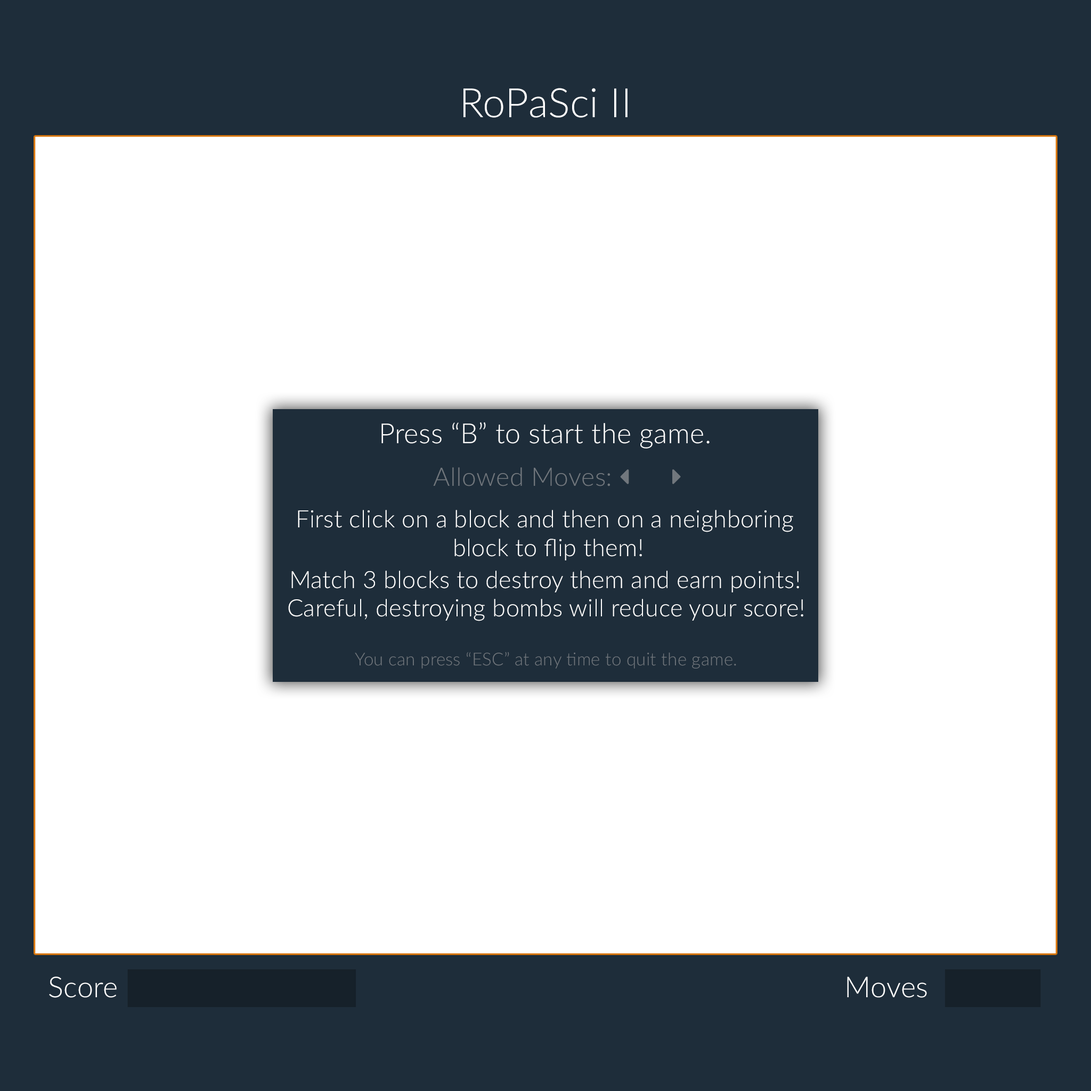
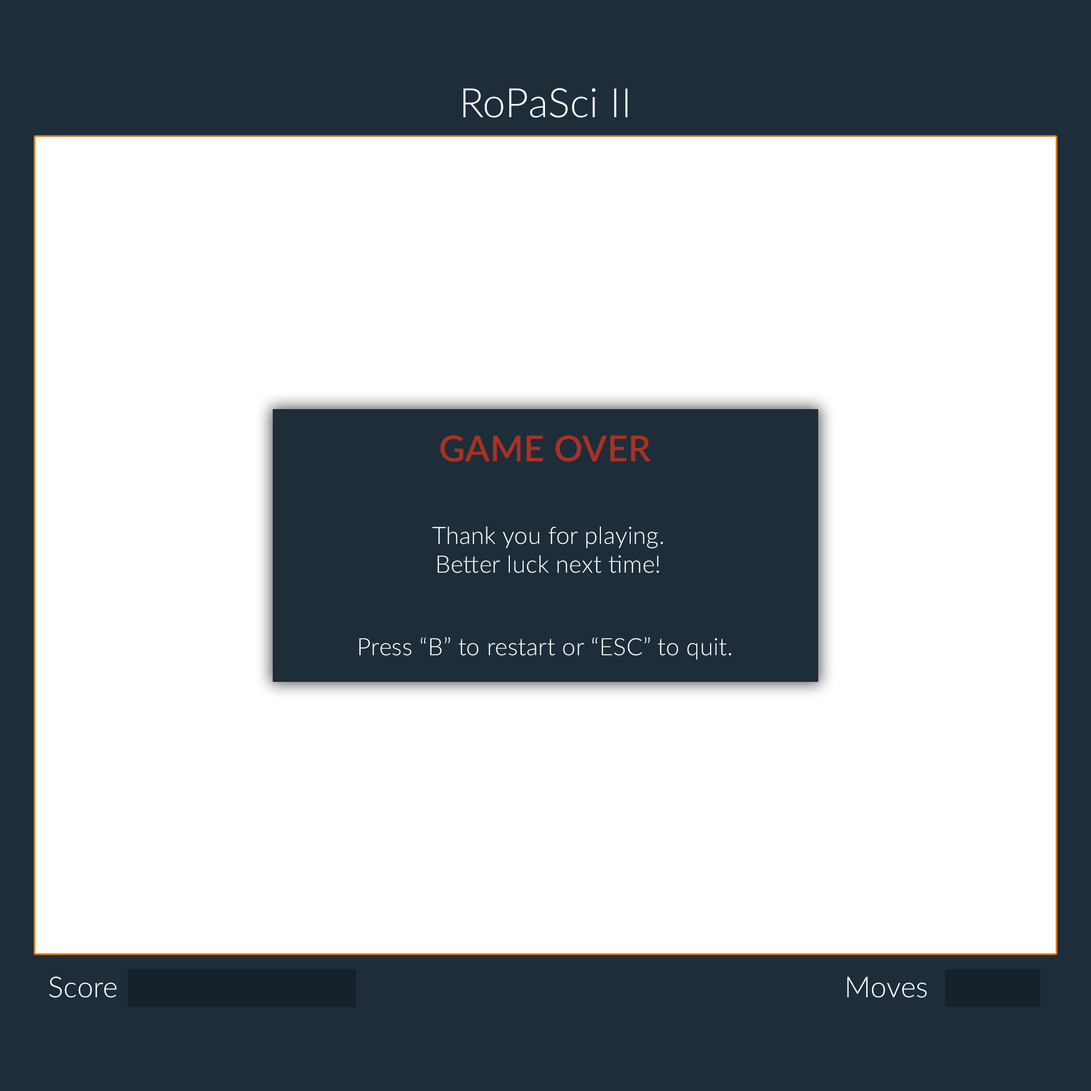
Two versions of the same layered image (1091×1091). Layer-by-layer changes:
removed layer "You can press “ESC” at any time to quit the game." (was 25%) over [354,652,737,669]
removed layer "Careful, destroying bombs will reduce your score!" over [288,599,804,622]
renamed "Match 3 blocks to destroy them and earn points!" to "Press “B” to restart or “ESC” to quit.", painted on it over [291,570,800,660]
renamed "First click on a block and then on a neighboring block to flip" to "Thank you for playing. Better luck next time!", painted on it over [297,510,794,574]
renamed "Press “B” to start the game." to "GAME OVER", painted on it over [381,422,710,463]
removed layer "Allowed Moves:" (was 25%) over [433,467,682,487]
